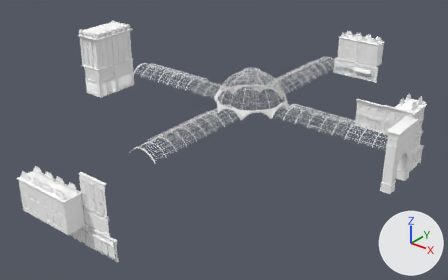
The FBX model 3DGameProject/ContentResources/Map/Location2/l02_01_p1.fbx: old version first, new version second.
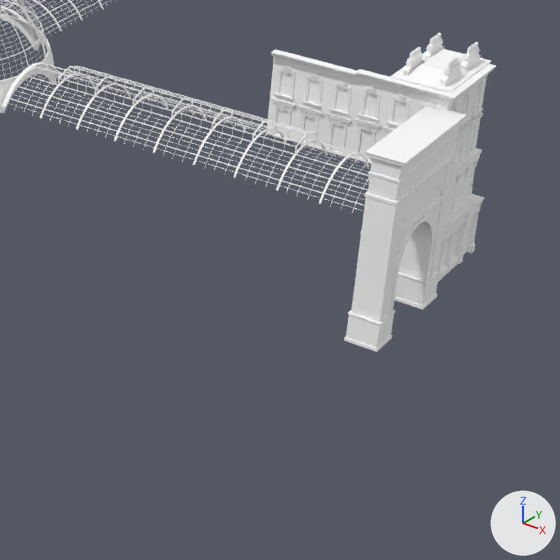
Old and new are each drawn whole from a 50 mm camera at (-2.4, -196.6, 82.8) aimed at (-113.7, -57.5, -3.5) and again close up on the part from 60% to 100% of the width and 30% to 93% of the height. Lighting does not change. The marker at lower right points along +X, +Y and +Z. Where no turn or scale is listed for an object, it has been applied to the vertices.

Objects in the first close-up: 'LOD_1_Group_0_Sub_1__buildingBrick01_B.004', 'LOD_1_Group_0_Sub_1__sm0007_buildingOld01_D_Mat.001', 'LOD_1_Group_0_Sub_1__sm0007_buildingOld01_D_Mat.002', 'LOD_1_Group_0_Sub_1__sm0007_buildingOld01_D_Mat.003', 'LOD_1_Group_0_Sub_1__sm0012_arcadegate01_A_Mat', 'LOD_1_Group_0_Sub_1__sm0021_storeBlack01_A_mat.003', 'LOD_1_Group_0_Sub_2__glass.003', 'LOD_1_Group_0_Sub_2__sm0010_arcaderoof_A_Mat'.
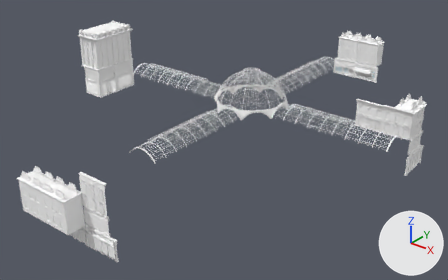
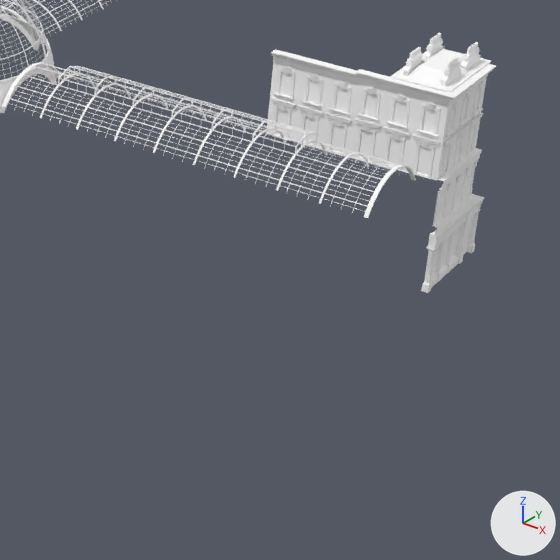
Where the change shows, as pixel boxes (x1, y1, x2, y2) in the close-ups (560 x 560 px):
'LOD_1_Group_0_Sub_1__sm0012_arcadegate01_A_Mat', deleted
    before: (344, 106, 467, 352)

The change in detail:
Object 'LOD_1_Group_0_Sub_1__sm0012_arcadegate01_A_Mat' (ob_lod_1_group_0_sub_1__sm0012_arcadegate01_a_mat) is deleted.
